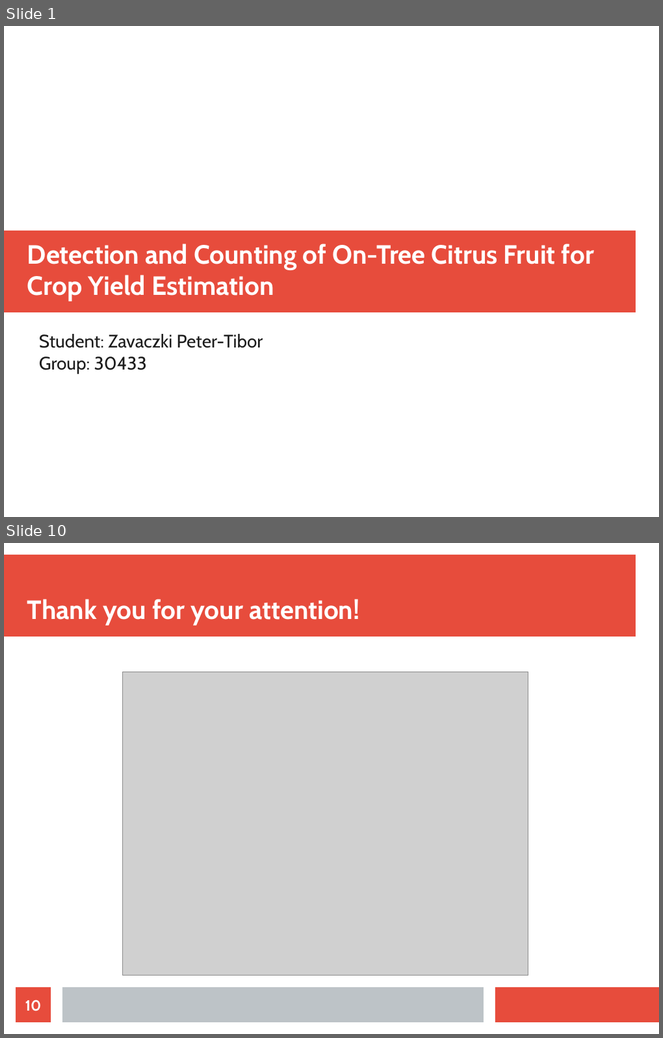
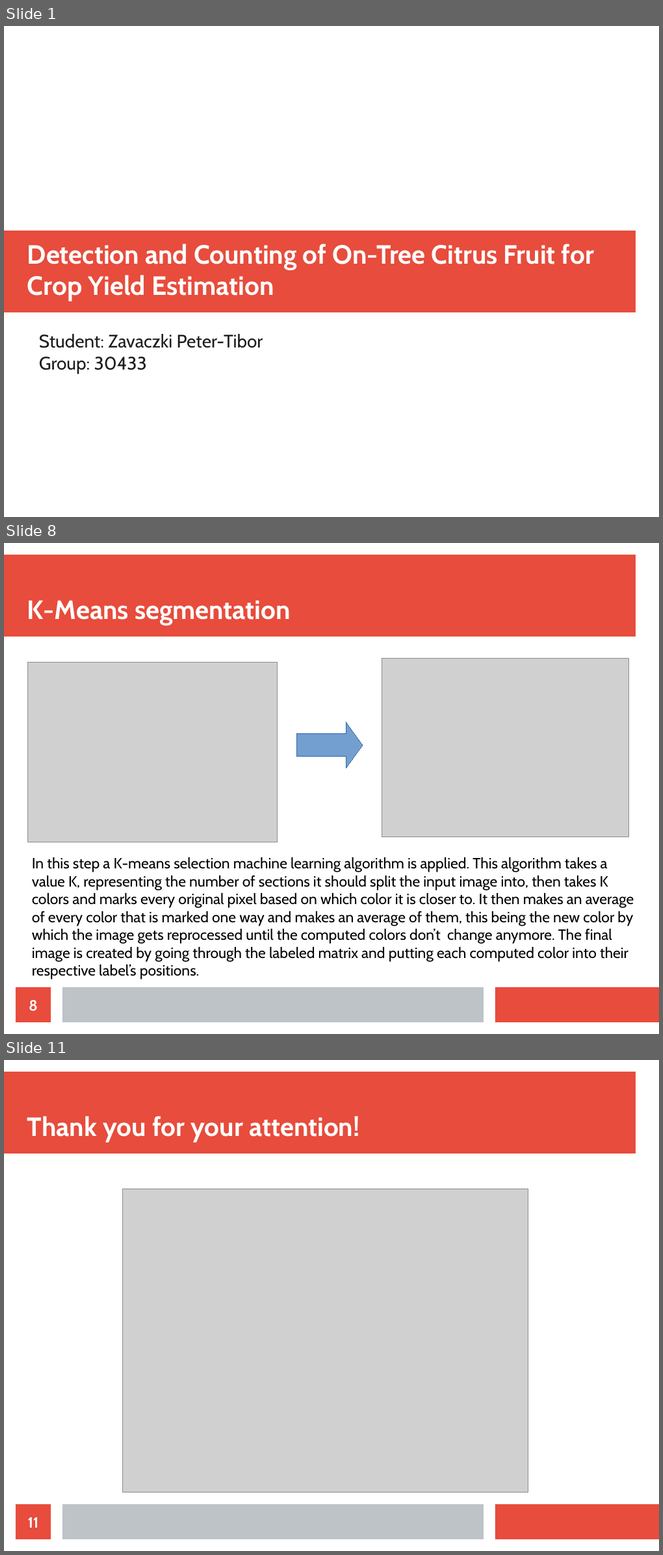
Before and after one commit to bloopeti/IP_OrangeDetection, a slide deck: Documents/Presentation.odp. Shown one above the other, each under a label of ours: slides 1 and 10 before the commit, slides 1, 8 and 11 after it; the slides between them are not shown. The pictures are 663x1038 and 663x1555 pixels, drawn with LibreOffice and Linux fonts; fonts in the diff are those of the drawing; grey boxes stand for pictures. Boxes give left, top, right and bottom in pixels: in the first picture for what was removed or moved away, otherwise in the second. Text is boxed around its words. In the diff, an @@ line names an element or a change of style, - is before the commit and + after.

```diff
--- a/Documents/Presentation.odp
+++ b/Documents/Presentation.odp
@@ slide 8 added at (4, 543, 659, 1034), background #FFFFFF; not listed: 3 template elements that a slide beside it also shows @@
@@ title added at (27, 600, 291, 626), 32 pt, text #FFFFFF, bold @@
+K-Means segmentation
@@ picture added at (382, 658, 629, 837) @@
@@ picture added at (28, 662, 277, 842) @@
@@ right arrow added at (297, 722, 363, 769), fill #729FCF, outline #3465A4 0 pt @@
@@ text added at (32, 858, 634, 980), 18 pt, text #000000 @@
+In this step a K-means selection machine learning algorithm is applied. This algorithm takes a
+value K, representing the number of sections it should split the input image into, then takes K
+colors and marks every original pixel based on which color it is closer to. It then makes an average
+of every color that is marked one way and makes an average of them, this being the new color by
+which the image gets reprocessed until the computed colors don’t change anymore. The final
+image is created by going through the labeled matrix and putting each computed color into their
+respective label’s positions.
@@ page number added at (16, 988, 51, 1023), fill #E74C3C, 18 pt, text #FFFFFF, bold @@
+8
@@ what was slide 10 is now slide 11 @@
@@ page number at (28, 1518, 39, 1528): text changed @@
-10
+11
```
Also in this commit, not shown: 1 slide changed, 7 other slides added, 7 slides removed, 8 other files.
